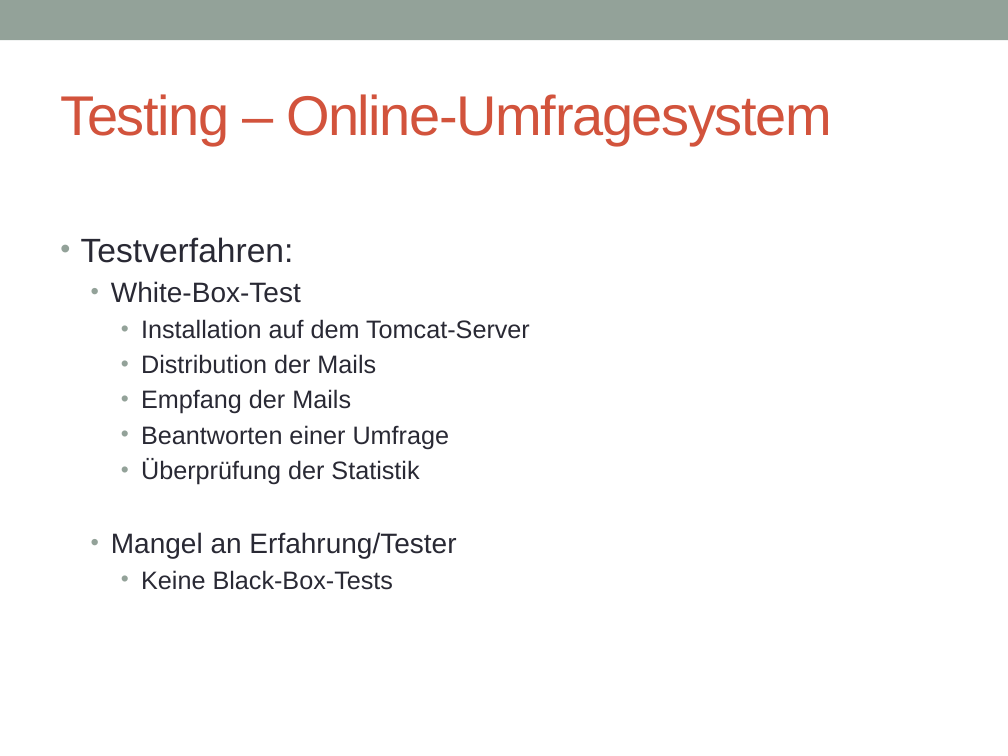
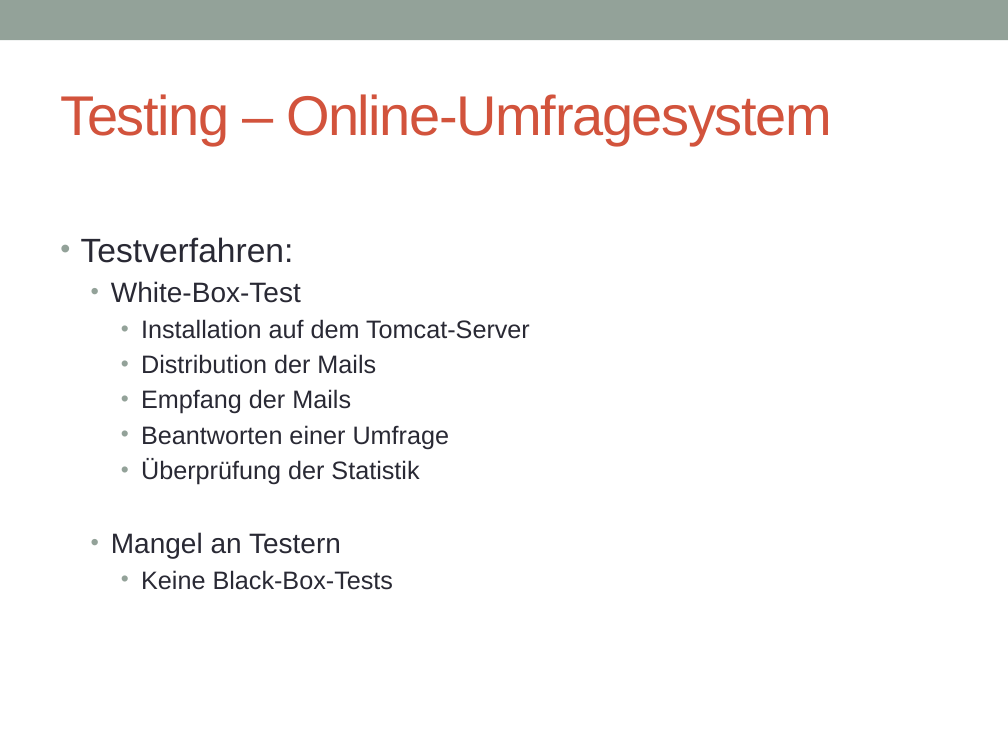
Before and after one commit to dhoppenkamps/OnlineUmfrage, a slide deck: slide 12 of Dokumentation/online-umfrage-päsi.pptx. Drawn at 1008x756 pixels with LibreOffice and Linux fonts; fonts in the diff are those of the drawing. Boxes give left, top, right and bottom in pixels: in the first picture for what was removed or moved away, otherwise in the second. Text is boxed around its words. In the diff, an @@ line names an element or a change of style, - is before the commit and + after.

```diff
--- a/Dokumentation/online-umfrage-päsi.pptx
+++ b/Dokumentation/online-umfrage-päsi.pptx
@@ text at <box>111,532,341,558</box>: text changed @@
-  • Mangel an Erfahrung/Tester
+  • Mangel an Testern
```
Also in this commit, not shown: 1 other slide changed, 4 other files.
